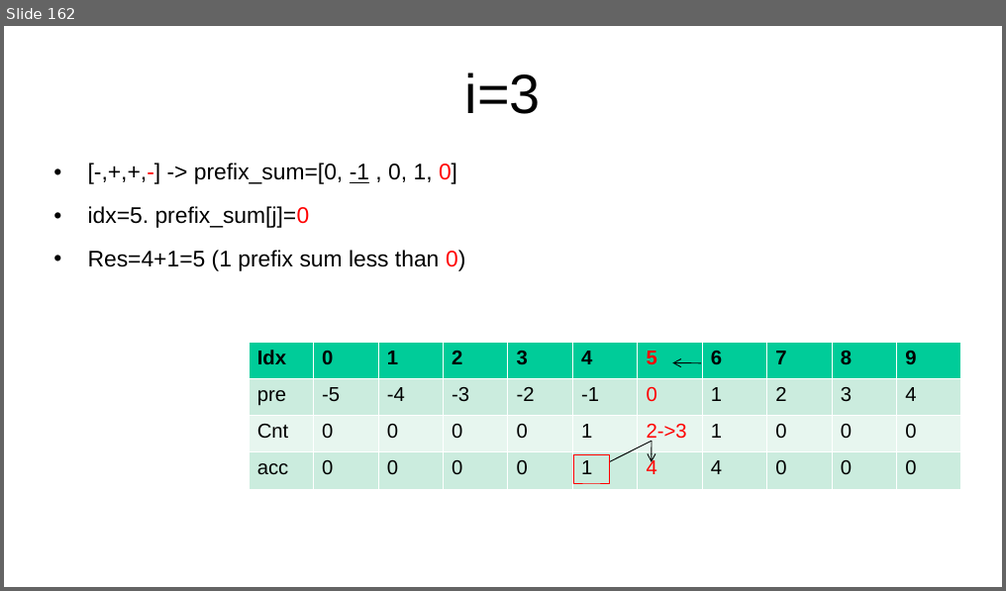
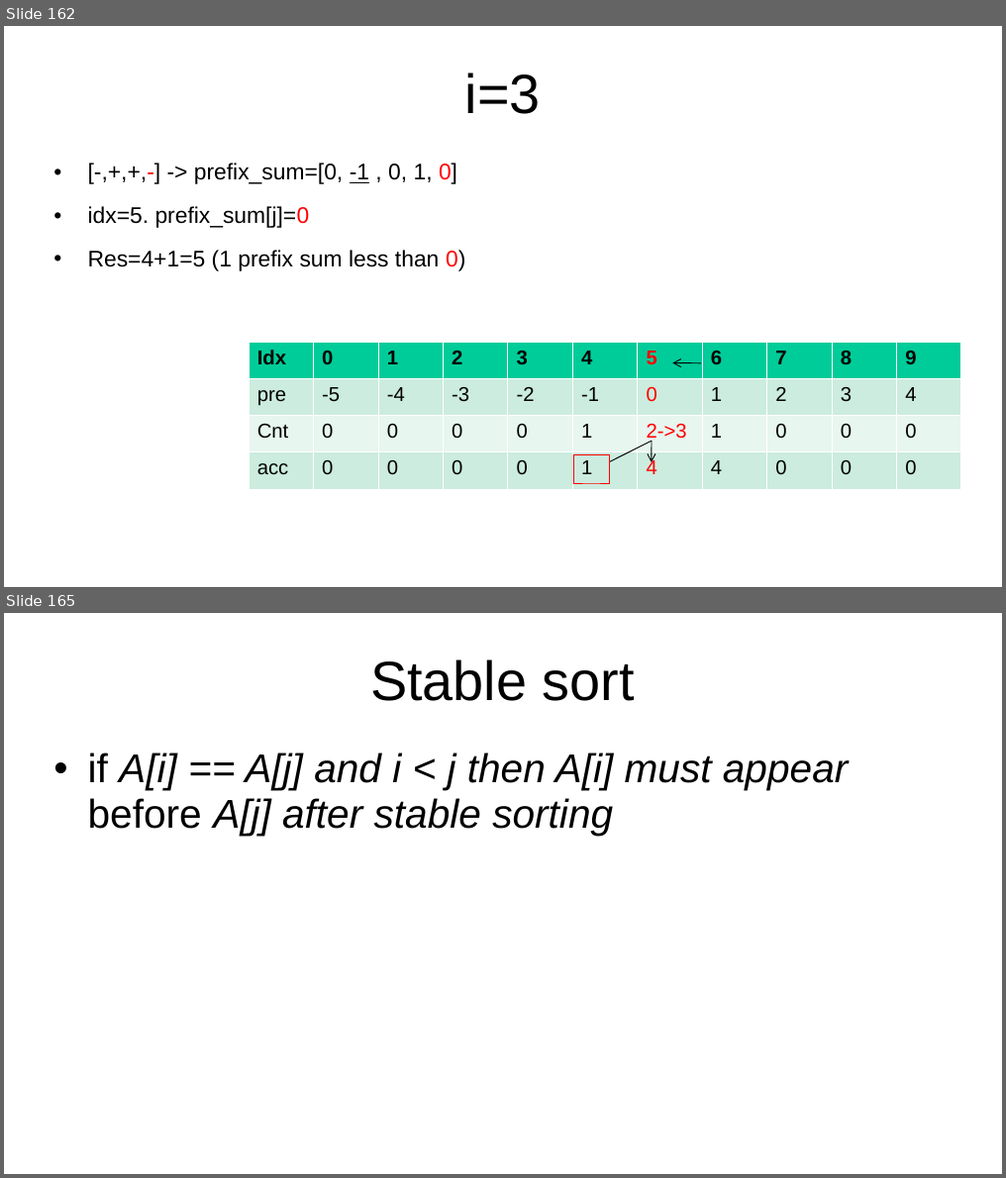
Before and after one commit to kindaichinisan/CompetitiveProgramming, a slide deck: MyCode/competitive_programming.ppt. Shown one above the other, each under a label of ours: slide 162 before the commit, slides 162 and 165 after it; the slides between them are not shown. The pictures are 1006x591 and 1006x1178 pixels, drawn with LibreOffice and Linux fonts; fonts in the diff are those of the drawing. Boxes give left, top, right and bottom in pixels: in the first picture for what was removed or moved away, otherwise in the second. Text is boxed around its words. In the diff, an @@ line names an element or a change of style, - is before the commit and + after.

```diff
--- a/MyCode/competitive_programming.ppt
+++ b/MyCode/competitive_programming.ppt
@@ slide 165 added at (4, 613, 1002, 1174), background #FFFFFF @@
@@ title added at (370, 660, 635, 701), 44 pt, text #000000 @@
+Stable sort
@@ text added at (88, 753, 848, 835), 32 pt, text #000000, italic @@
+• if A[i] == A[j] and i < j then A[i] must appear before A[j] after stable sorting
```
Also in this commit, not shown: 1 slide changed, 22 other slides added, 4 other files.
